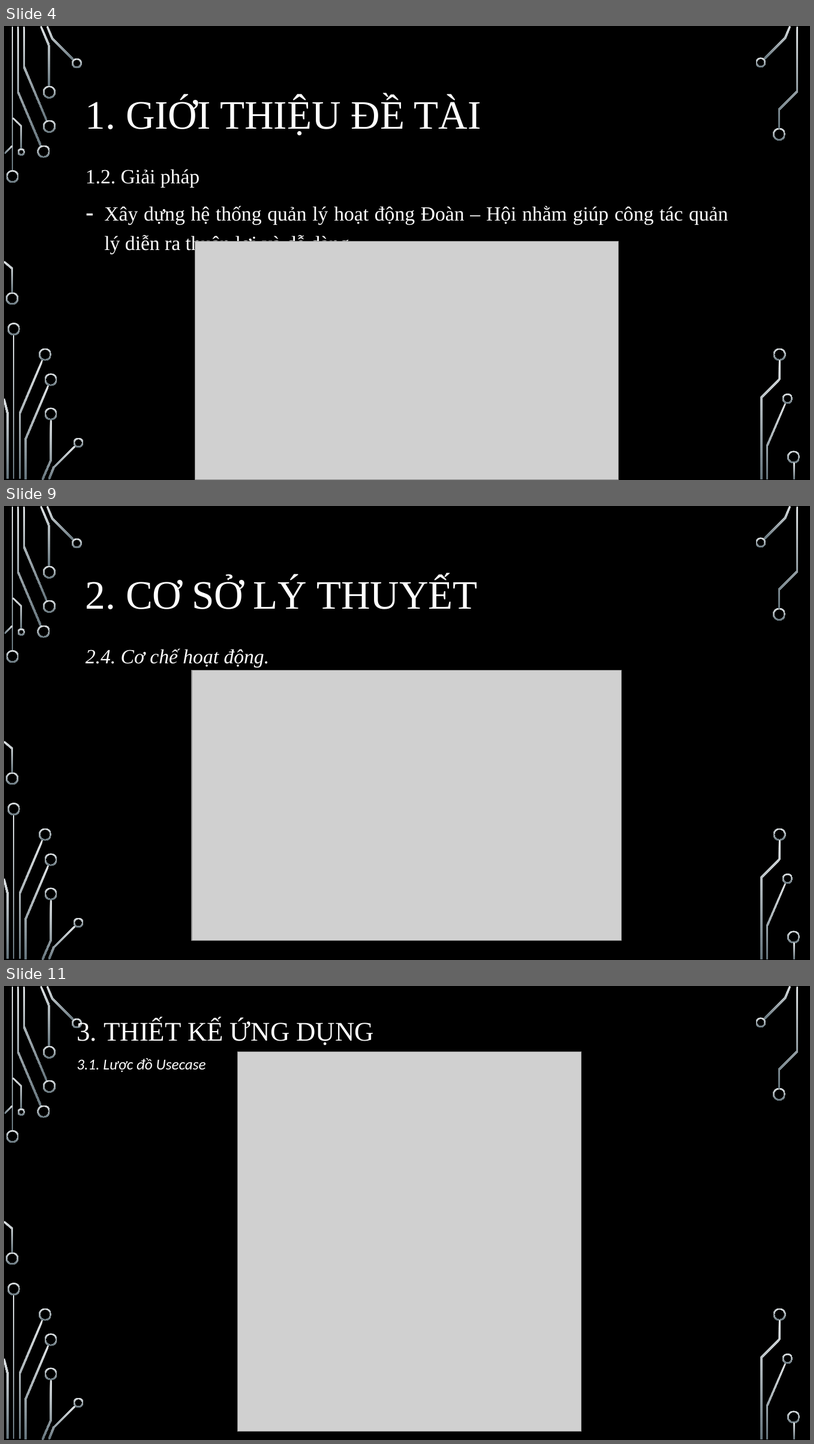
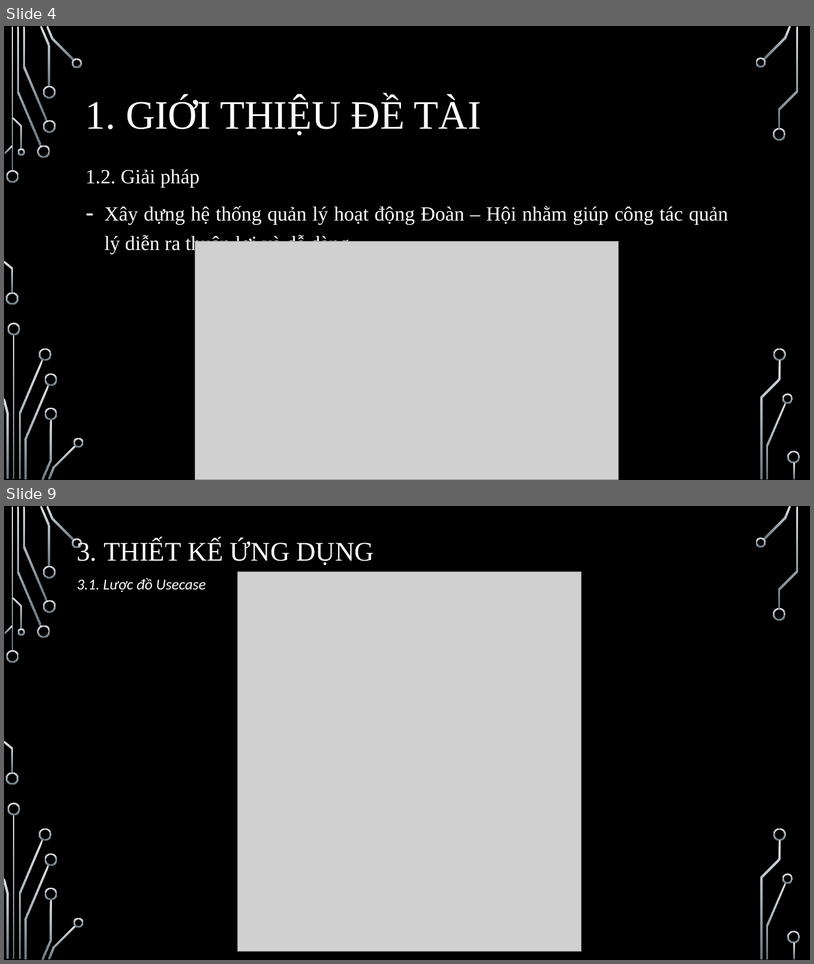
Before and after one commit to kiet1022/DoanHoiIT, a slide deck: FileBC/SlideBaoCaoVer2NotComplete.pptx. Shown one above the other, each under a label of ours: slides 4, 9 and 11 before the commit, slides 4 and 9 after it; the slides between them are not shown. The pictures are 814x1444 and 814x964 pixels, drawn with LibreOffice and Linux fonts; fonts in the diff are those of the drawing; grey boxes stand for pictures; background and template pictures are left out. Boxes give left, top, right and bottom in pixels: in the first picture for what was removed or moved away, otherwise in the second. Text is boxed around its words. In the diff, an @@ line names an element or a change of style, - is before the commit and + after.

```diff
--- a/FileBC/SlideBaoCaoVer2NotComplete.pptx
+++ b/FileBC/SlideBaoCaoVer2NotComplete.pptx
@@ slide 9 removed at [4, 506, 810, 960], background picture (left out); not listed: 36 template elements that a slide beside it also shows @@
@@ title removed at [86, 577, 477, 609] @@
-2. CƠ SỞ LÝ THUYẾT
@@ text removed at [86, 649, 270, 667] @@
-2.4. Cơ chế hoạt động.
@@ picture removed at [192, 670, 622, 940] @@
@@ what was slide 11 is now slide 9 @@
```
Also in this commit, not shown: 8 slides changed, 2 slides added, 3 other slides removed.
